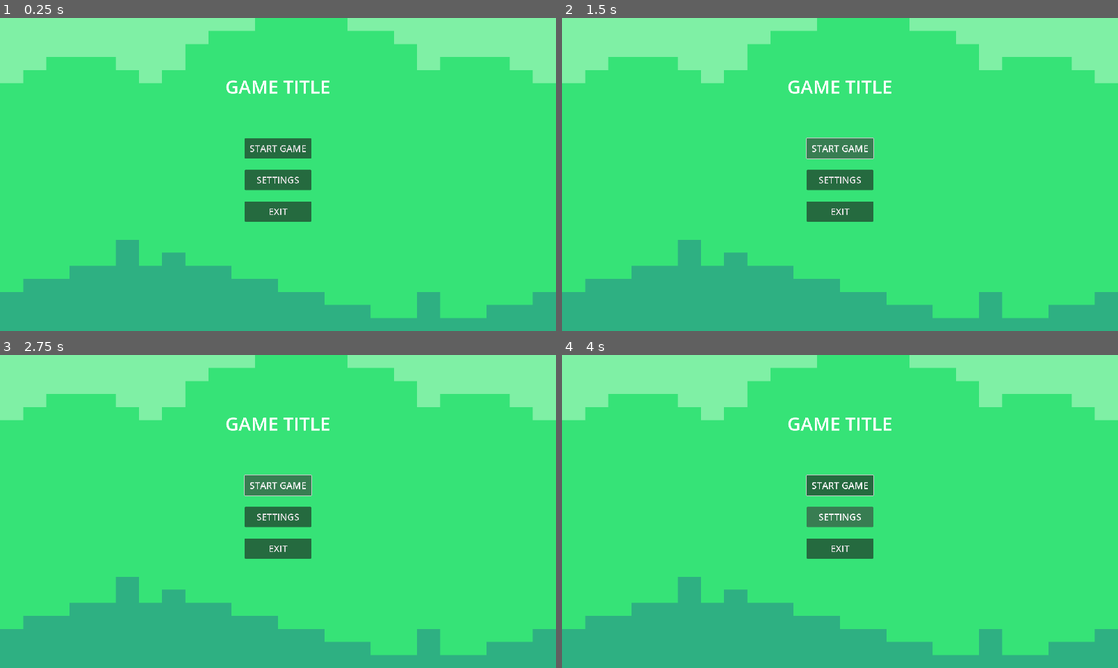
Above: before the commit, frames 1-4 (two rows, left to right).
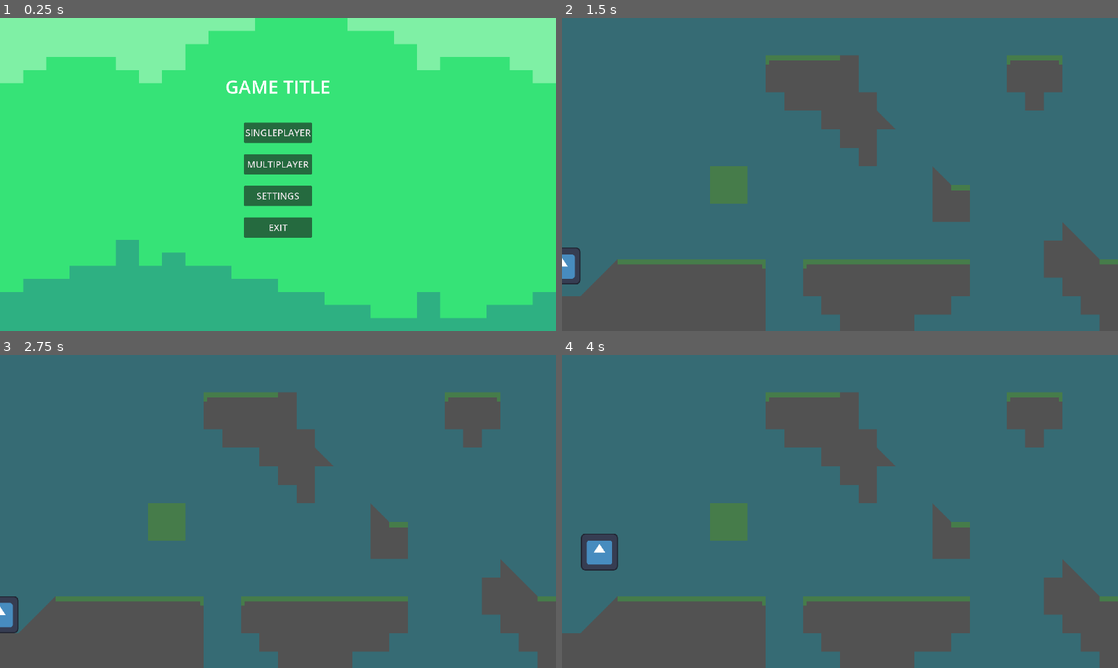
Above: after the commit, the same moments.

Repository: RealityGalaxy/Varis
Game: Godot game, scene res://scenes/main_menu.tscn
Two runs of this game, one before a commit and one after it. Both use one fixed random seed, a clock stepped at 60 frames per second and the inputs below. The engine's default icon, where the game draws it, is replaced by a stand-in: a white triangle on a blue panel in a dark square.
Inputs (mouse positions are in pixels of both pictures, inside the frame that each line leads up to):
- Up to frame 1 (0.25 s): no input
- Up to frame 2 (1.5 s): click (840, 133) at 0.5 s, where only the run after the commit has a clickable "SINGLEPLAYER"; click (840, 149) at 1.25 s, where only the run before the commit has a clickable "START GAME"
- Up to frame 3 (2.75 s): click (278, 486) at 2 s, where only the run before the commit has a clickable "START GAME"
- Up to frame 4 (4 s): click (840, 517) at 2.75 s, where only the run before the commit has a clickable "SETTINGS"; hold Right (right) from 3.53 s (still down); tap Up (up) at 3.77 s

The runs differ from the first frame. In frame 1, 3.5% of the frame differs, in the area x 43-57%, y 33-71%; in frame 2, 100%; in frame 3, 100%; in frame 4, 100%, in the area x 0-100%, y 0-100%.

Commit message:
VL-29 Fixing lobby list

Diff:
--- a/Varis/scenes/main_menu.tscn
+++ b/Varis/scenes/main_menu.tscn
@@ -59,11 +59,17 @@
 [node name="Separator2" type="Control" parent="MarginContainer/HBoxContainer/VBoxContainer"]
 layout_mode = 2
 
-[node name="Start" type="Button" parent="MarginContainer/HBoxContainer/VBoxContainer"]
+[node name="Singleplayer" type="Button" parent="MarginContainer/HBoxContainer/VBoxContainer"]
 custom_minimum_size = Vector2(230, 70)
 layout_mode = 2
 theme_override_font_sizes/font_size = 32
-text = "START GAME"
+text = "SINGLEPLAYER"
+
+[node name="Multiplayer" type="Button" parent="MarginContainer/HBoxContainer/VBoxContainer"]
+custom_minimum_size = Vector2(230, 70)
+layout_mode = 2
+theme_override_font_sizes/font_size = 32
+text = "MULTIPLAYER"
 
 [node name="Settings" type="Button" parent="MarginContainer/HBoxContainer/VBoxContainer"]
 custom_minimum_size = Vector2(200, 70)
@@ -77,6 +83,7 @@
 theme_override_font_sizes/font_size = 32
 text = "EXIT"
 
-[connection signal="pressed" from="MarginContainer/HBoxContainer/VBoxContainer/Start" to="." method="_on_start_pressed"]
+[connection signal="pressed" from="MarginContainer/HBoxContainer/VBoxContainer/Singleplayer" to="." method="_on_singleplayer_pressed"]
+[connection signal="pressed" from="MarginContainer/HBoxContainer/VBoxContainer/Multiplayer" to="." method="_on_multiplayer_pressed"]
 [connection signal="pressed" from="MarginContainer/HBoxContainer/VBoxContainer/Settings" to="." method="_on_settings_pressed"]
 [connection signal="pressed" from="MarginContainer/HBoxContainer/VBoxContainer/Exit" to="." method="_on_exit_pressed"]
--- a/Varis/scripts/scene_multiplayer.gd
+++ b/Varis/scripts/scene_multiplayer.gd
@@ -50,12 +50,18 @@
 		var lobby_name = Steam.getLobbyData(lobby, "name")
 		var player_count = Steam.getNumLobbyMembers(lobby)
 
-		var button = Button.new()
-		button.set_text(str(lobby_name, "| Player Count: ", player_count))
-		button.set_size(Vector2(100, 5))
-		button.connect("pressed", Callable(self, "join_lobby").bind(lobby))
+		if lobby_name == "godlobby":
+			var button = Button.new()
+			button.set_text(str(lobby_name, "| Player Count: ", player_count))
+			button.set_size(Vector2(100, 5))
+			button.connect("pressed", Callable(self, "join_lobby").bind(lobby))
+			$LobbyScrollContainer/Lobbies.add_child(button)
+		else:
+			var button = Button.new()
+			button.set_text("no lobbies :(")
+			button.set_size(Vector2(100, 5))
+			$LobbyScrollContainer/Lobbies.add_child(button)
 
-		$LobbyScrollContainer/Lobbies.add_child(button)
 
 func _on_join_pressed():
 	open_lobby_list()
Not shown: 2 places in Varis/scenes/main_menu.tscn that only renumber resources
